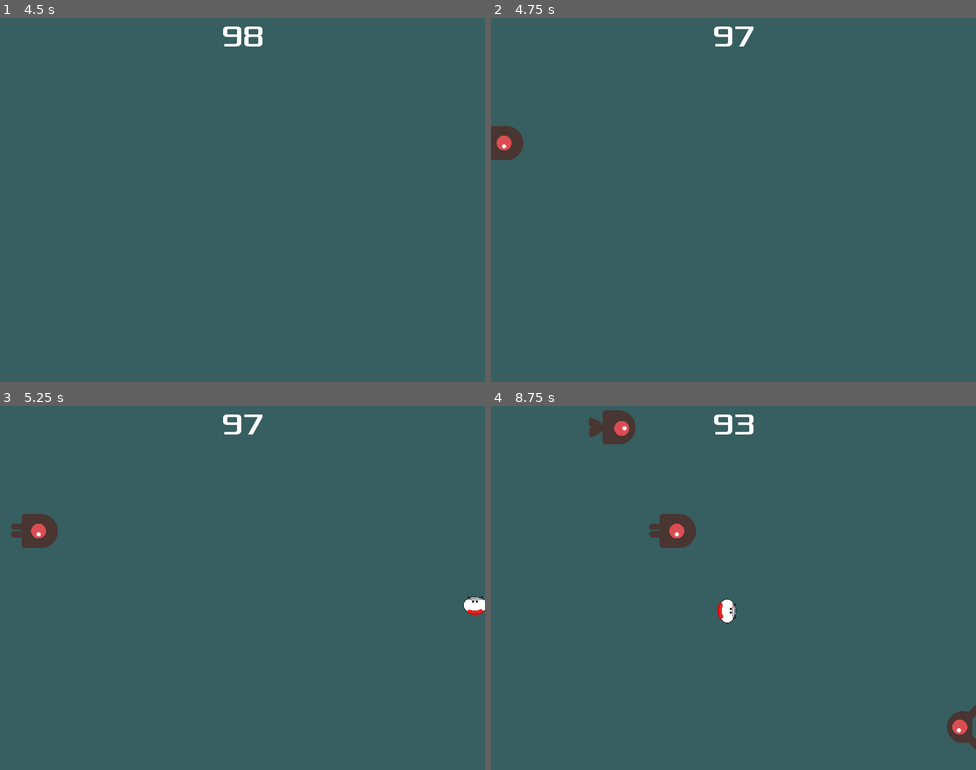
Above: before the commit, frames 1-4 (two rows, left to right).
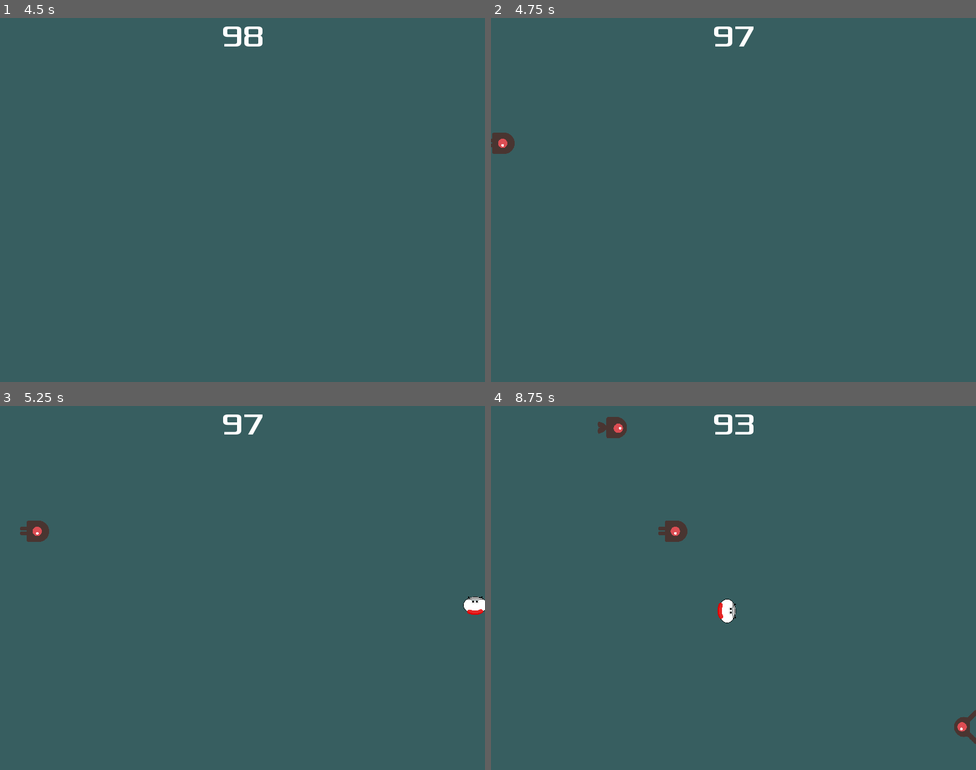
Above: after the commit, the same moments.

Repository: gameraccoon/ludum-dare-54
Game: Godot game, scene res://Main.tscn
The game is run twice, just before and just after one commit, with the same random seed, the same clock (stepped at 60 frames per second) and the same inputs.
Inputs:
- Up to frame 1 (4.5 s): click "Start" at 0.5 s; tap Enter (start_game) at 1.25, 1.35, 2.1, 2.85, 3.6, 4.25, 4.35 s; hold Right 1.28-2.03 s; hold Down 2.03-2.78 s; hold Right 2.78-3.53 s; hold Up 3.53-4.28 s; hold Left from 4.28 s (still down)
- Up to frame 2 (4.75 s): keep holding Left
- Up to frame 3 (5.25 s): keep holding Left; tap Enter (start_game) at 5.1 s
- Up to frame 4 (8.75 s): release Left at 5.78 s; hold Down 5.78-6.53 s; tap Enter (start_game) every 0.75 s from 5.85 to 8.1 s; hold Right 6.53-7.28 s; hold Up 7.28-8.03 s; hold Right from 8.03 s (still down)

Frame 1 is identical in both runs. In frame 2, 0.4% of the frame differs, in the area x 0-7%, y 29-39%; in frame 3, 0.5%; in frame 4, 1.3%, in the area x 20-100%, y 1-95%.

Commit message:
Scale enemies

Diff:
--- a/Enemy1.tscn
+++ b/Enemy1.tscn
@@ -27,7 +27,7 @@
 } ]
 
 [sub_resource type="CapsuleShape2D" id=2]
-radius = 35.2706
+radius = 21.0
 height = 23.3281
 
 [node name="Mob" type="RigidBody2D" groups=["mobs"]]
@@ -39,7 +39,8 @@
 }
 
 [node name="AnimatedSprite" type="AnimatedSprite" parent="."]
-scale = Vector2( 0.75, 0.75 )
+position = Vector2( 0.4375, 0.499999 )
+scale = Vector2( 0.46875, 0.46875 )
 frames = SubResource( 1 )
 animation = "walk"
 
